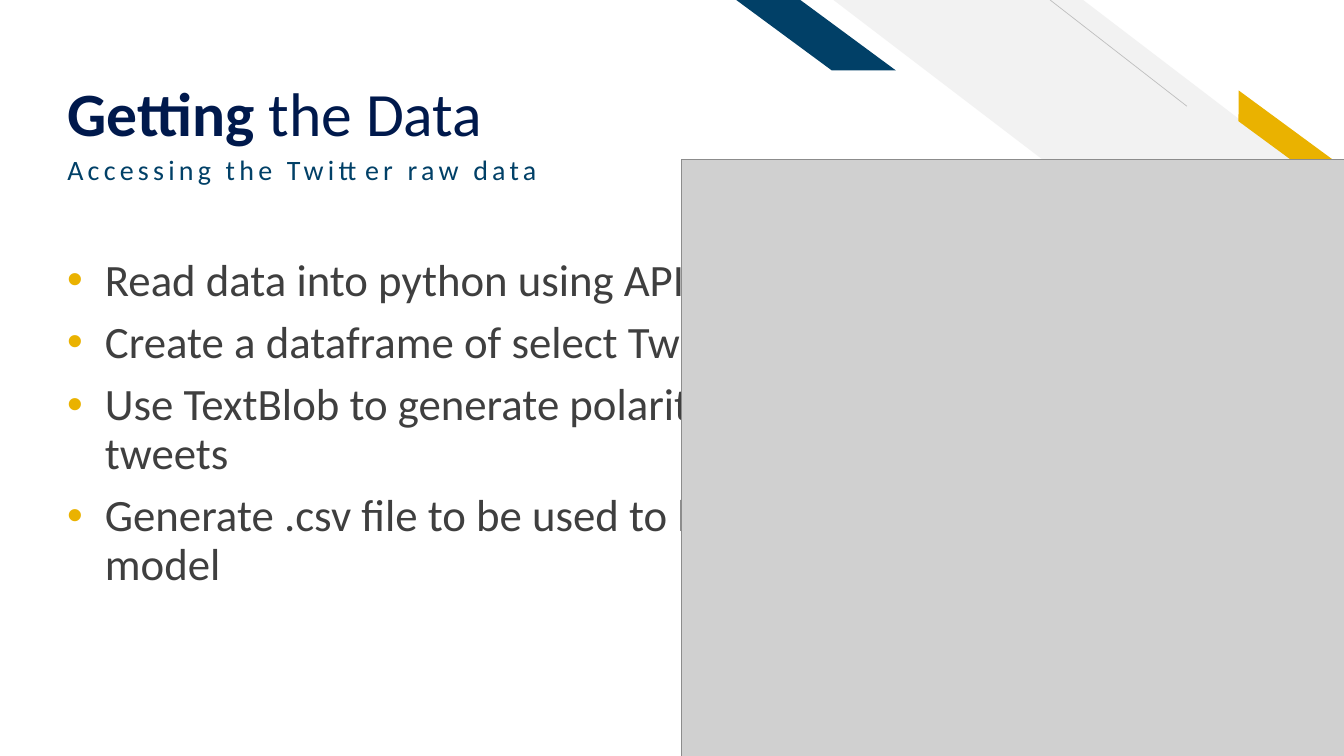
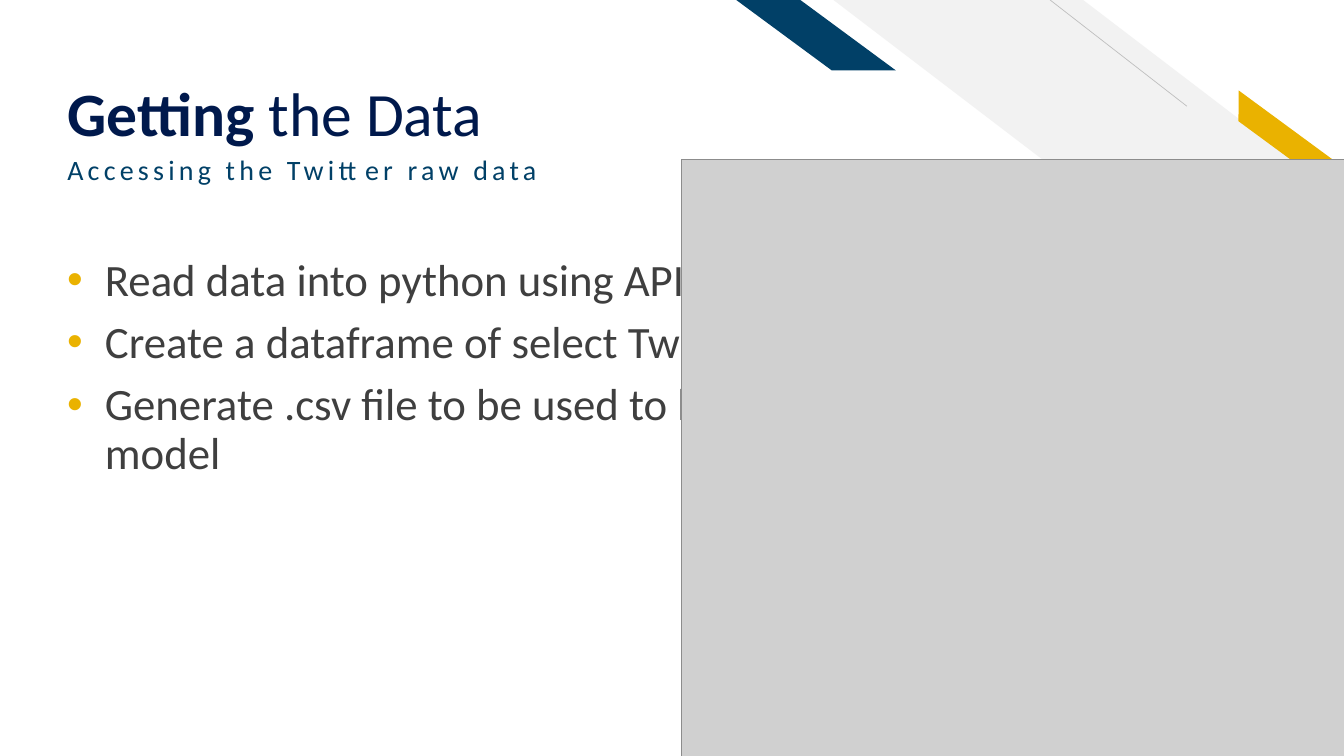
Before and after one commit to sethrpaniagua/Twitter-Sentament-Analysis, a slide deck: slide 8 of ML Group Project_Sentiment Analysis of Twitter Data (1).pptx. Drawn at 1344x756 pixels with LibreOffice and Linux fonts; fonts in the diff are those of the drawing; grey boxes stand for pictures. Boxes give left, top, right and bottom in pixels: in the first picture for what was removed or moved away, otherwise in the second. Text is boxed around its words. In the diff, an @@ line names an element or a change of style, - is before the commit and + after.

```diff
--- a/ML Group Project_Sentiment Analysis of Twitter Data (1).pptx
+++ b/ML Group Project_Sentiment Analysis of Twitter Data (1).pptx
@@ text at [105, 383, 709, 470]: paragraph removed @@
-• Use TextBlob to generate polarity of tweets
```
Also in this commit, not shown: 9 other slides changed, 1 slide added.
